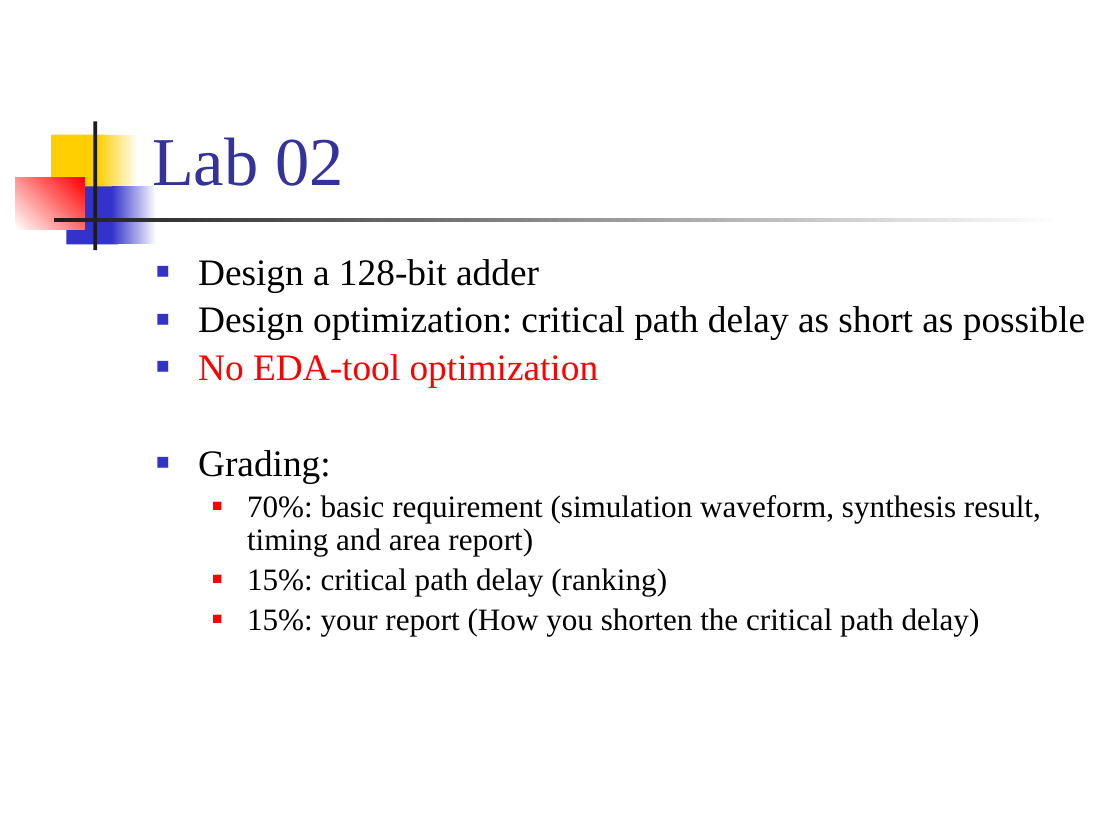
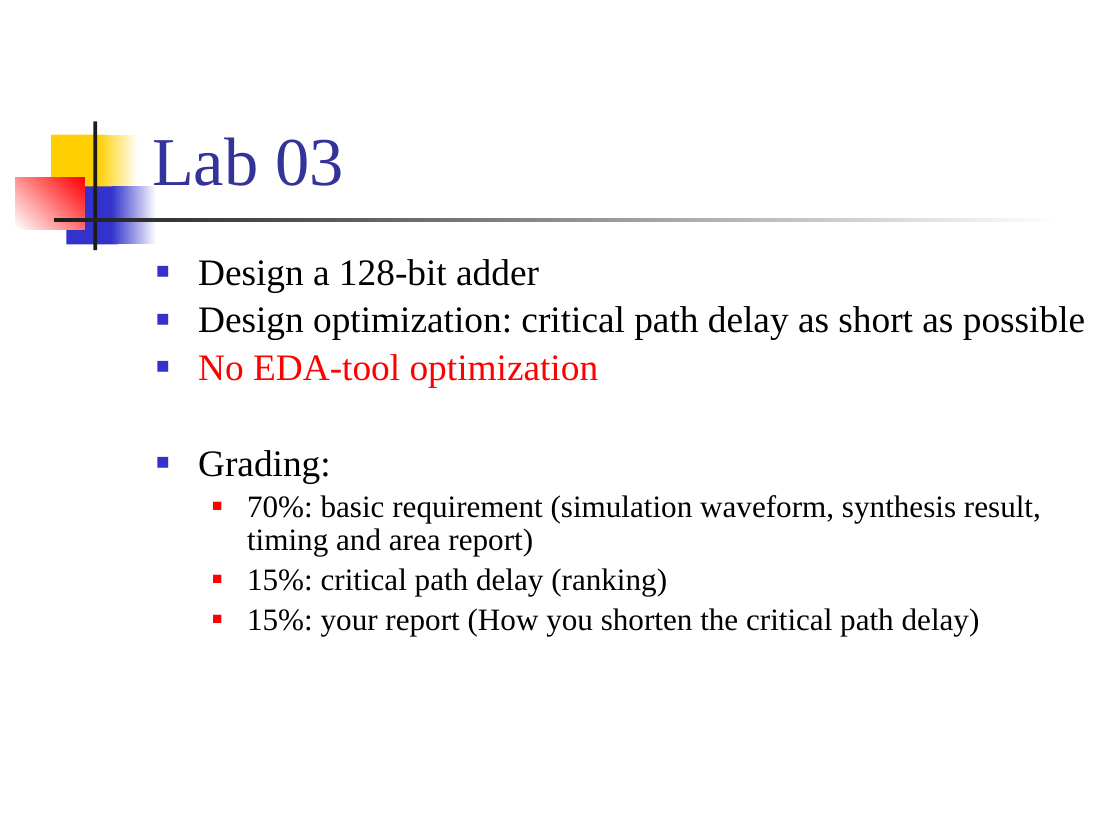
Before and after one commit to CGUSystemCourses/CompArith-2018, a slide deck: slide 22 of Lectures/lec03-adder/lec03g-c_select_skip_adder.pptx. Drawn at 1120x840 pixels with LibreOffice and Linux fonts; fonts in the diff are those of the drawing. Boxes give left, top, right and bottom in pixels: in the first picture for what was removed or moved away, otherwise in the second. Text is boxed around its words. In the diff, an @@ line names an element or a change of style, - is before the commit and + after.

```diff
--- a/Lectures/lec03-adder/lec03g-c_select_skip_adder.pptx
+++ b/Lectures/lec03-adder/lec03g-c_select_skip_adder.pptx
@@ title at (152,137,344,186): text changed @@
-Lab 02
+Lab 03
```
Also in this commit, not shown: 2 other slides changed, 1 slide removed.
